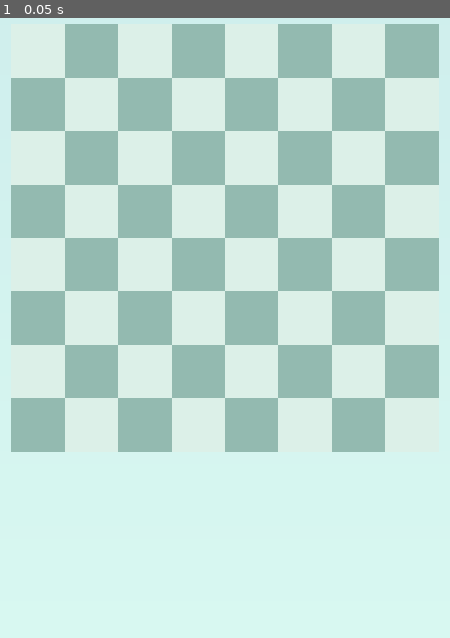
Above: before the commit, frame 1.
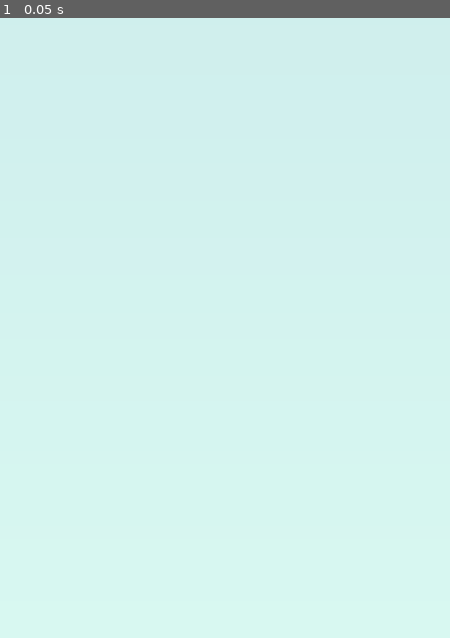
Above: after the commit, the same moment.

Repository: tiago-xavier-braga/HeWhoLosesWins
Game: Godot game, scene res://scenes/levels/lvl_game.tscn
Two runs of this game, one before a commit and one after it. Both use one fixed random seed, a clock stepped at 60 frames per second and the inputs below.
Inputs:
- Up to frame 1 (0.05 s): no input

The runs differ from the first frame. In frame 1, 33% of the frame differs, in the area x 2-98%, y 0-70%.

Commit message:
feat(game): add match controller to start the match
BoardSpawner no longer spawns on _ready; the match controller calls initialize() so the board is created when the match starts.

Diff:
--- /dev/null
+++ b/scenes/game/match_controller.gd
@@ -0,0 +1,8 @@
+class_name MatchController
+extends Node
+
+@export var board_spawner: BoardSpawner
+@export var pieces_spawner: PiecesSpawner
+
+func start_match() -> void:
+    board_spawner.initialize()
--- a/scenes/levels/lvl_game.tscn
+++ b/scenes/levels/lvl_game.tscn
@@ -3,6 +3,9 @@
 [ext_resource type="Script" uid="uid://cg35bgtwwbmds" path="res://scripts/board/board_spawner.gd" id="1_gxmdq"]
 [ext_resource type="PackedScene" uid="uid://besqua48idrc7" path="res://scenes/board/board.tscn" id="1_qwhh2"]
 [ext_resource type="PackedScene" uid="uid://54ty87lt207c" path="res://scenes/board/square.tscn" id="3_y4oy0"]
+[ext_resource type="Script" uid="uid://dab3ohtgeayy6" path="res://scripts/piece/pieces_spawner.gd" id="4_e7lak"]
+[ext_resource type="PackedScene" uid="uid://ba8re3f1sxfw" path="res://scenes/piece/piece.tscn" id="5_q2u2d"]
+[ext_resource type="Script" uid="uid://bdbkg78usvfn3" path="res://scenes/game/match_controller.gd" id="6_dnqnc"]
 
 [sub_resource type="Gradient" id="Gradient_bg"]
 colors = PackedColorArray(0.8039216, 0.9254902, 0.9254902, 1, 0.84705883, 0.972549, 0.94509804, 1)
@@ -31,3 +34,13 @@
 square_scene = ExtResource("3_y4oy0")
 light_color = Color(0.8627451, 0.9411765, 0.9098039, 1)
 dark_color = Color(0.5764706, 0.7294118, 0.6901961, 1)
+
+[node name="Node" type="Node" parent="." unique_id=861833667]
+script = ExtResource("4_e7lak")
+piece_scene = ExtResource("5_q2u2d")
+
+[node name="MatchController" type="Node" parent="." unique_id=386835935 node_paths=PackedStringArray("board_spawner", "pieces_spawner")]
+script = ExtResource("6_dnqnc")
+board_spawner = NodePath("../BoardSpawner")
+pieces_spawner = NodePath("../Node")
+metadata/_custom_type_script = "uid://bdbkg78usvfn3"
--- a/scripts/board/board_spawner.gd
+++ b/scripts/board/board_spawner.gd
@@ -1,3 +1,4 @@
+class_name BoardSpawner
 extends Node
 
 @export var board_scene: PackedScene
@@ -14,7 +15,7 @@
 var _square_size: Vector2 = Vector2.ZERO
 
 
-func _ready() -> void:
+func initialize() -> void:
 	_board = board_scene.instantiate()
 	add_child(_board)
 
Not shown, added: scenes/game/match_controller.gd.uid
